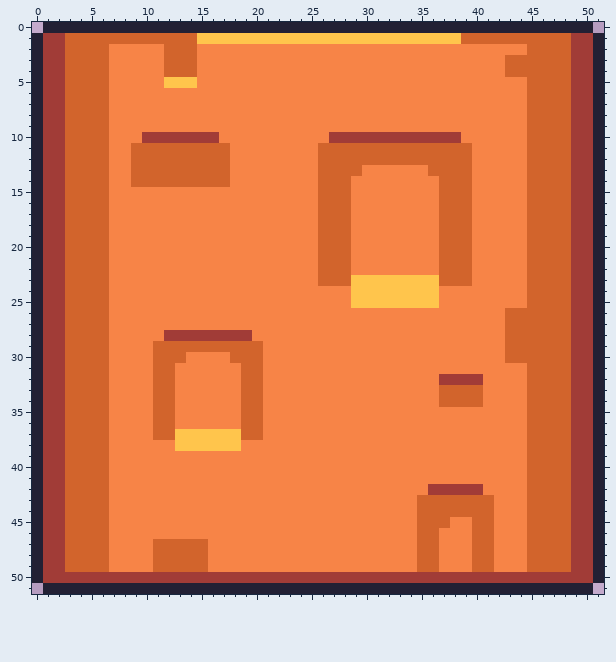
Two states of a pixel-art sprite, Assets/Sprite/Box1.png. Above, as it was before the edit.
The file is 52x52 pixels.
New version:
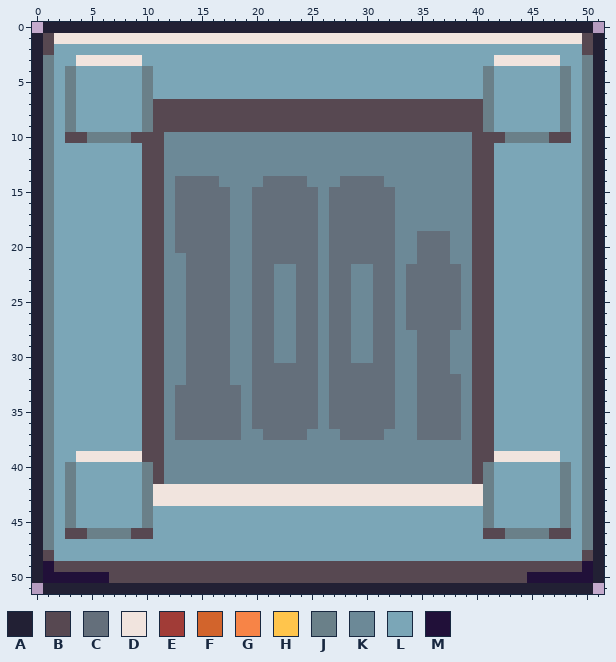
Palette (. is transparent): A #222034  B #574851  C #646f7b  D #f1e4de  E #a13c37  F #d2642c  G #f78447  H #ffc54c  J #6a8089  K #6c8997  L #7ba6b7  M #211039
From old to new:
Changed rows in their new state; - is an unchanged pixel.
first column x 1:
 1 BDDDDDDDDDDDDDDDDDDDDDDDDDDDDDDDDDDDDDDDDDDDDDDDDB
 2 BLLLLLLLLLLLLLLLLLLLLLLLLLLLLLLLLLLLLLLLLLLLLLLLLB
 3 JLLDDDDDDLLLLLLLLLLLLLLLLLLLLLLLLLLLLLLLLDDDDDDLLJ
 4 JLJLLLLLLJLLLLLLLLLLLLLLLLLLLLLLLLLLLLLLJLLLLLLJLJ
 5 JLJLLLLLLJLLLLLLLLLLLLLLLLLLLLLLLLLLLLLLJLLLLLLJLJ
 6 JLJLLLLLLJLLLLLLLLLLLLLLLLLLLLLLLLLLLLLLJLLLLLLJLJ
 7 JLJLLLLLLJBBBBBBBBBBBBBBBBBBBBBBBBBBBBBBJLLLLLLJLJ
 8 JLJLLLLLLJBBBBBBBBBBBBBBBBBBBBBBBBBBBBBBJLLLLLLJLJ
 9 JLJLLLLLLJBBBBBBBBBBBBBBBBBBBBBBBBBBBBBBJLLLLLLJLJ
10 JLBBJJJJBBBKKKKKKKKKKKKKKKKKKKKKKKKKKKKBBBJJJJBBLJ
11 JLLLLLLLLBBKKKKKKKKKKKKKKKKKKKKKKKKKKKKBBLLLLLLLLJ
12 JLLLLLLLLBBKKKKKKKKKKKKKKKKKKKKKKKKKKKKBBLLLLLLLLJ
13 JLLLLLLLLBBKKKKKKKKKKKKKKKKKKKKKKKKKKKKBBLLLLLLLLJ
14 JLLLLLLLLBBKCCCCKKKKCCCCKKKCCCCKKKKKKKKBBLLLLLLLLJ
15 JLLLLLLLLBBKCCCCCKKCCCCCCKCCCCCCKKKKKKKBBLLLLLLLLJ
16 JLLLLLLLLBBKCCCCCKKCCCCCCKCCCCCCKKKKKKKBBLLLLLLLLJ
17 JLLLLLLLLBBKCCCCCKKCCCCCCKCCCCCCKKKKKKKBBLLLLLLLLJ
18 JLLLLLLLLBBKCCCCCKKCCCCCCKCCCCCCKKKKKKKBBLLLLLLLLJ
19 JLLLLLLLLBBKCCCCCKKCCCCCCKCCCCCCKKCCCKKBBLLLLLLLLJ
20 JLLLLLLLLBBKCCCCCKKCCCCCCKCCCCCCKKCCCKKBBLLLLLLLLJ
21 JLLLLLLLLBBKKCCCCKKCCCCCCKCCCCCCKKCCCKKBBLLLLLLLLJ
22 JLLLLLLLLBBKKCCCCKKCCKKCCKCCKKCCKCCCCCKBBLLLLLLLLJ
23 JLLLLLLLLBBKKCCCCKKCCKKCCKCCKKCCKCCCCCKBBLLLLLLLLJ
24 JLLLLLLLLBBKKCCCCKKCCKKCCKCCKKCCKCCCCCKBBLLLLLLLLJ
25 JLLLLLLLLBBKKCCCCKKCCKKCCKCCKKCCKCCCCCKBBLLLLLLLLJ
26 JLLLLLLLLBBKKCCCCKKCCKKCCKCCKKCCKCCCCCKBBLLLLLLLLJ
27 JLLLLLLLLBBKKCCCCKKCCKKCCKCCKKCCKCCCCCKBBLLLLLLLLJ
28 JLLLLLLLLBBKKCCCCKKCCKKCCKCCKKCCKKCCCKKBBLLLLLLLLJ
29 JLLLLLLLLBBKKCCCCKKCCKKCCKCCKKCCKKCCCKKBBLLLLLLLLJ
30 JLLLLLLLLBBKKCCCCKKCCKKCCKCCKKCCKKCCCKKBBLLLLLLLLJ
31 JLLLLLLLLBBKKCCCCKKCCCCCCKCCCCCCKKCCCKKBBLLLLLLLLJ
32 JLLLLLLLLBBKKCCCCKKCCCCCCKCCCCCCKKCCCCKBBLLLLLLLLJ
33 JLLLLLLLLBBKCCCCCCKCCCCCCKCCCCCCKKCCCCKBBLLLLLLLLJ
34 JLLLLLLLLBBKCCCCCCKCCCCCCKCCCCCCKKCCCCKBBLLLLLLLLJ
35 JLLLLLLLLBBKCCCCCCKCCCCCCKCCCCCCKKCCCCKBBLLLLLLLLJ
36 JLLLLLLLLBBKCCCCCCKCCCCCCKCCCCCCKKCCCCKBBLLLLLLLLJ
37 JLLLLLLLLBBKCCCCCCKKCCCCKKKCCCCKKKCCCCKBBLLLLLLLLJ
38 JLLLLLLLLBBKKKKKKKKKKKKKKKKKKKKKKKKKKKKBBLLLLLLLLJ
39 JLLDDDDDDBBKKKKKKKKKKKKKKKKKKKKKKKKKKKKBBDDDDDDLLJ
40 JLJLLLLLLJBKKKKKKKKKKKKKKKKKKKKKKKKKKKKBJLLLLLLJLJ
41 JLJLLLLLLJBKKKKKKKKKKKKKKKKKKKKKKKKKKKKBJLLLLLLJLJ
42 JLJLLLLLLJDDDDDDDDDDDDDDDDDDDDDDDDDDDDDDJLLLLLLJLJ
43 JLJLLLLLLJDDDDDDDDDDDDDDDDDDDDDDDDDDDDDDJLLLLLLJLJ
44 JLJLLLLLLJLLLLLLLLLLLLLLLLLLLLLLLLLLLLLLJLLLLLLJLJ
45 JLJLLLLLLJLLLLLLLLLLLLLLLLLLLLLLLLLLLLLLJLLLLLLJLJ
46 JLBBJJJJBBLLLLLLLLLLLLLLLLLLLLLLLLLLLLLLBBJJJJBBLJ
47 JLLLLLLLLLLLLLLLLLLLLLLLLLLLLLLLLLLLLLLLLLLLLLLLLJ
48 BLLLLLLLLLLLLLLLLLLLLLLLLLLLLLLLLLLLLLLLLLLLLLLLLB
49 MBBBBBBBBBBBBBBBBBBBBBBBBBBBBBBBBBBBBBBBBBBBBBBBBM
50 MMMMMMBBBBBBBBBBBBBBBBBBBBBBBBBBBBBBBBBBBBBBMMMMMM
Changed places in both pictures, as pixel boxes (x1, y1, x2, y2):
changed: (43, 33, 593, 583)
